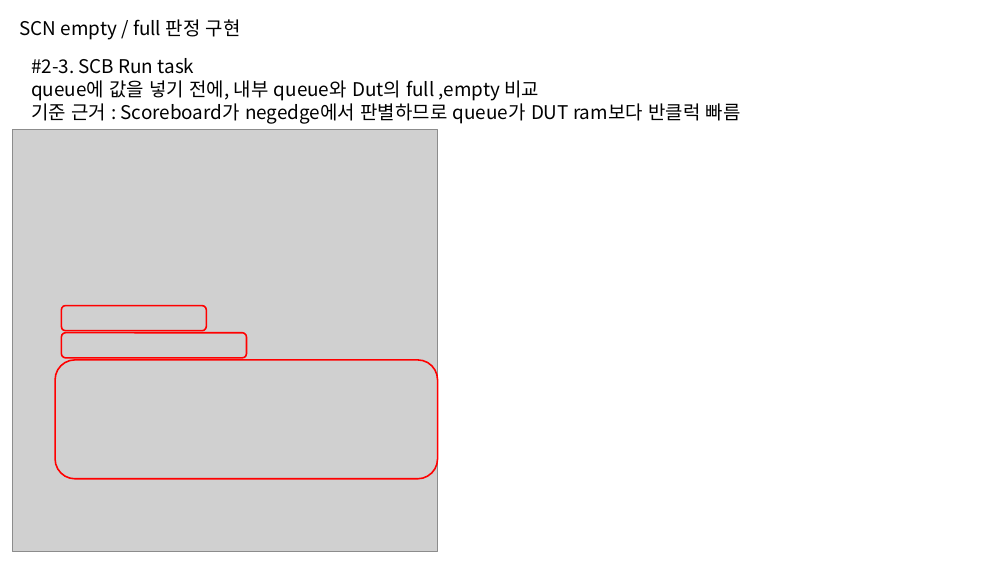
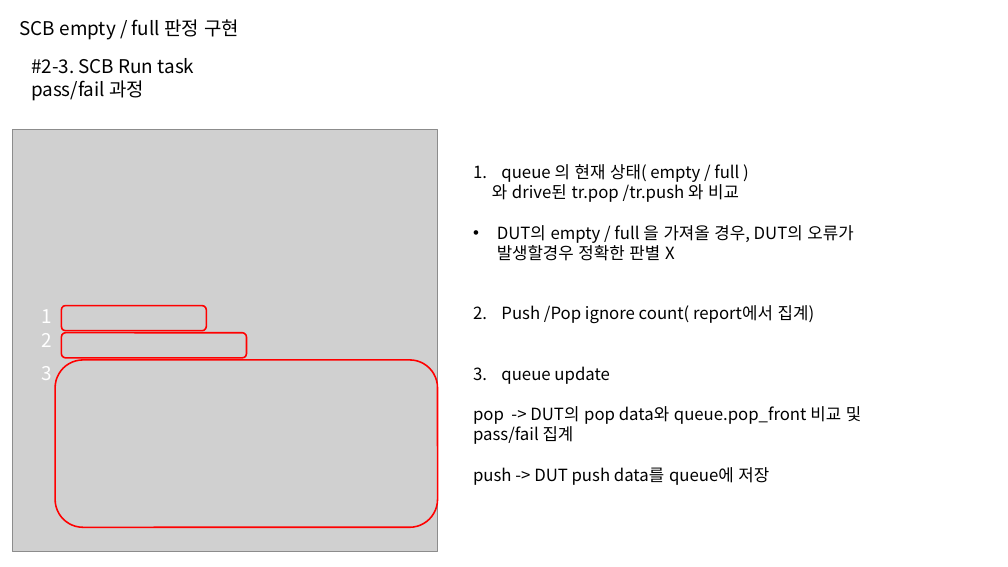
Before and after one commit to kimsacademy1234-max/System_Verilog, a slide deck: slide 6 of homework/verilog/16_FIFO_SV_TB/1110.pptx. Drawn at 1008x567 pixels with LibreOffice and Linux fonts; fonts in the diff are those of the drawing; grey boxes stand for pictures. Boxes give left, top, right and bottom in pixels: in the first picture for what was removed or moved away, otherwise in the second. Text is boxed around its words. In the diff, an @@ line names an element or a change of style, - is before the commit and + after.

```diff
--- a/homework/verilog/16_FIFO_SV_TB/1110.pptx
+++ b/homework/verilog/16_FIFO_SV_TB/1110.pptx
@@ text at (x1=20, y1=19, x2=239, y2=40): text changed @@
-SCN empty / full 판정 구현
+SCB empty / full 판정 구현
@@ text at (x1=31, y1=80, x2=144, y2=101): text changed @@
-queue에 값을 넣기 전에, 내부 queue와 Dut의 full ,empty 비교
-기준 근거 : Scoreboard가 negedge에서 판별하므로 queue가 DUT ram보다 반클럭 빠름
+pass/fail 과정
@@ text added at (x1=473, y1=164, x2=861, y2=485), 16 pt, text #000000 @@
+1. queue 의 현재 상태( empty / full )
+와 drive된 tr.pop /tr.push 와 비교
+• DUT의 empty / full 을 가져올 경우, DUT의 오류가 발생할경우 정확한 판별 X
+2. Push /Pop ignore count( report에서 집계)
+3. queue update
+pop -> DUT의 pop data와 queue.pop_front 비교 및 pass/fail 집계
+push -> DUT push data를 queue에 저장
@@ text added at (x1=42, y1=310, x2=52, y2=323), 18 pt, text #FFFFFF @@
+1
@@ text added at (x1=42, y1=333, x2=52, y2=347), 18 pt, text #FFFFFF @@
+2
@@ text added at (x1=42, y1=366, x2=52, y2=380), 18 pt, text #FFFFFF @@
+3
@@ rounded rectangle resized from (x1=55, y1=360, x2=438, y2=479) to (x1=55, y1=360, x2=438, y2=527) @@
```
Also in this commit, not shown: 3 other slides changed, 2 slides added, 1 other file.
